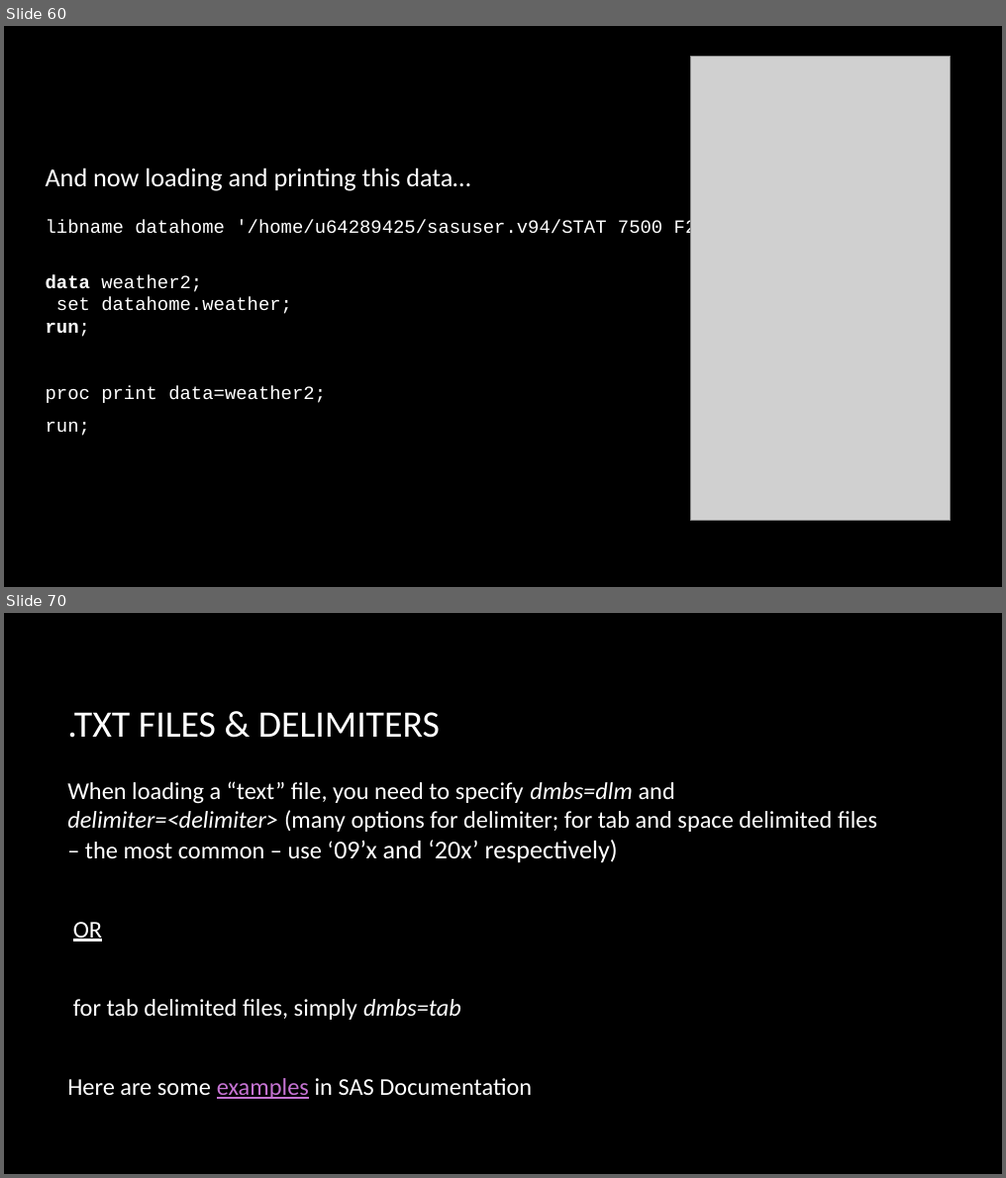
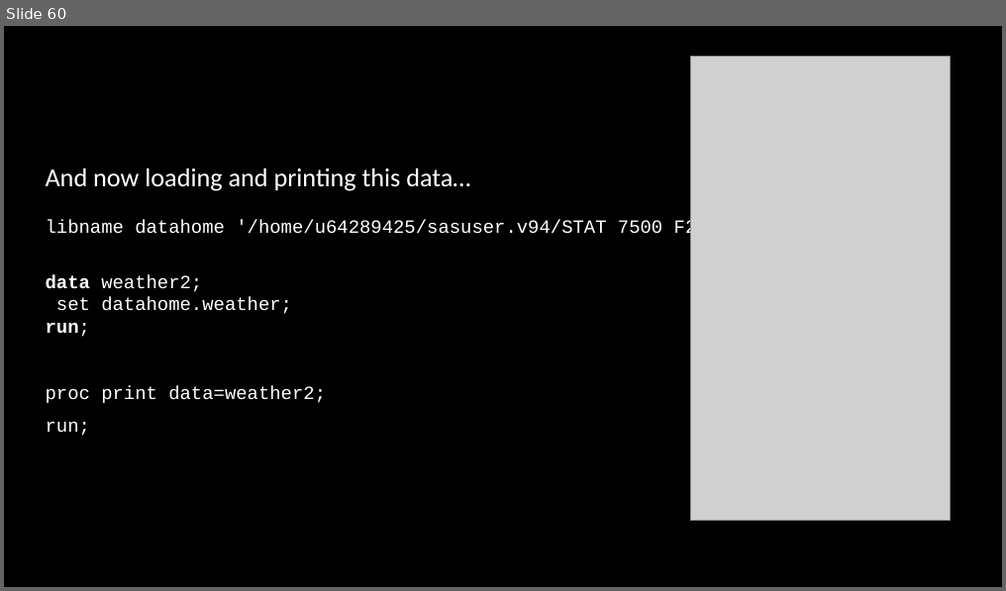
Before and after one commit to kgfitzgerald/stat-7500, a slide deck: assets/lecture_slides/SAS1_intro_to_sas.pptx. Shown one above the other, each under a label of ours: slides 60 and 70 before the commit, slide 60 after it; the slides between them are not shown. The pictures are 1006x1178 and 1006x591 pixels, drawn with LibreOffice and Linux fonts; fonts in the diff are those of the drawing; grey boxes stand for pictures; background and template pictures are left out. Boxes give left, top, right and bottom in pixels: in the first picture for what was removed or moved away, otherwise in the second. Text is boxed around its words. In the diff, an @@ line names an element or a change of style, - is before the commit and + after.

```diff
--- a/assets/lecture_slides/SAS1_intro_to_sas.pptx
+++ b/assets/lecture_slides/SAS1_intro_to_sas.pptx
@@ slide 70 removed at (4,613,1002,1174), background picture (left out) @@
@@ title removed at (67,712,440,738) @@
-.TXT FILES & DELIMITERS
@@ text removed at (67,781,877,1099) @@
-When loading a “text” file, you need to specify dmbs=dlm and delimiter=<delimiter> (many options for delimiter; for tab and space delimited files – the most common – use ‘09’x and ‘20x’ respectively)
-OR
-for tab delimited files, simply dmbs=tab
-Here are some examples in SAS Documentation
```
Also in this commit, not shown: 13 other slides removed, 1 other file.
